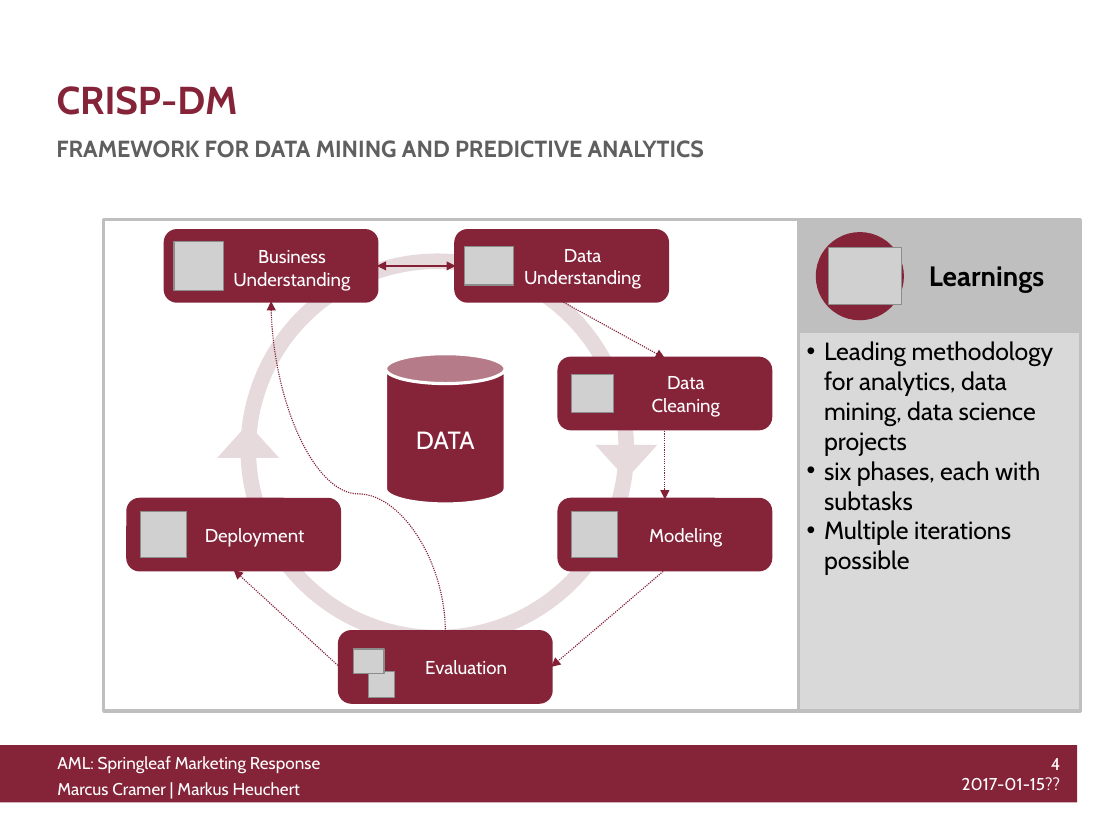
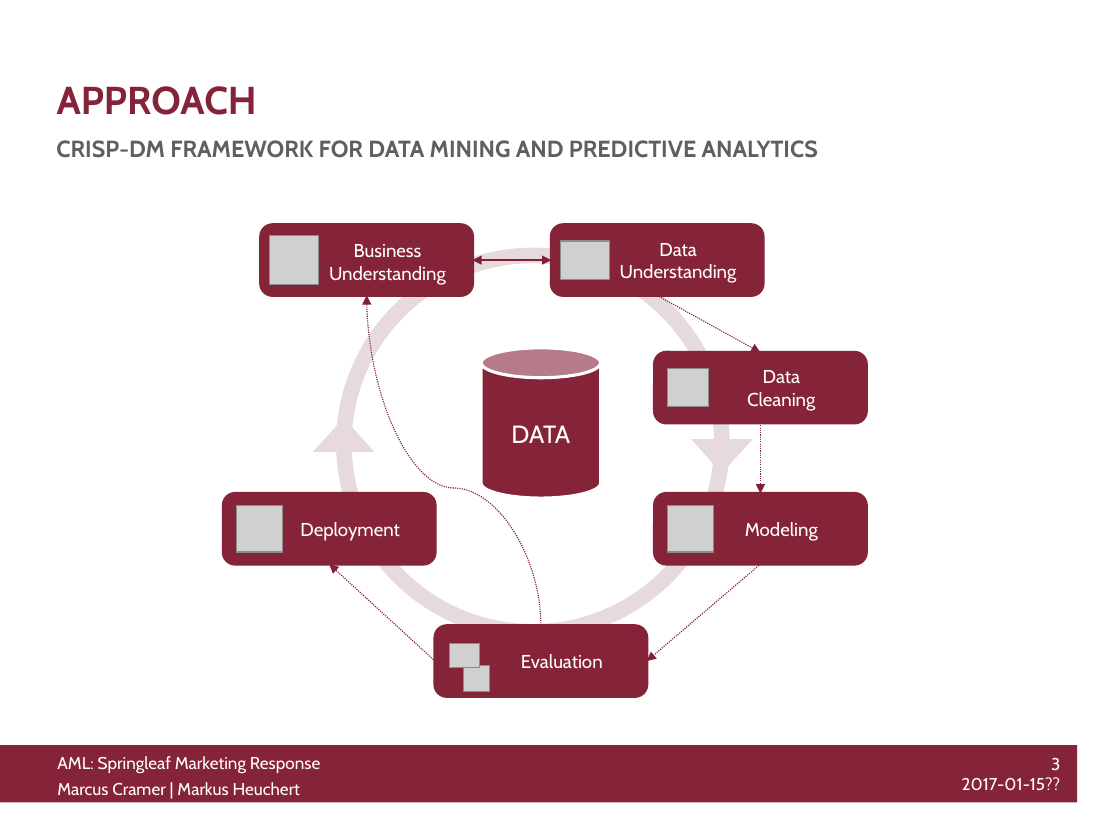
Before and after one commit to knusperman/AML_Springleaf, a slide deck: slide 3 of Presentation/presentation_outline.pptx (slide 4 before the commit). Drawn at 1120x840 pixels with LibreOffice and Linux fonts; fonts in the diff are those of the drawing; grey boxes stand for pictures; background and template pictures are left out. Boxes give left, top, right and bottom in pixels: in the first picture for what was removed or moved away, otherwise in the second. Text is boxed around its words. In the diff, an @@ line names an element or a change of style, - is before the commit and + after.

Commit message:
presentation

```diff
--- a/Presentation/presentation_outline.pptx
+++ b/Presentation/presentation_outline.pptx
@@ title at bbox=[57, 86, 257, 115]: text changed @@
-CRISP-DM
+APPROACH
@@ text at bbox=[56, 140, 818, 158]: text changed @@
-FRAMEWORK FOR DATA MINING AND PREDICTIVE ANALYTICS
+CRISP-DM FRAMEWORK FOR DATA MINING AND PREDICTIVE ANALYTICS
@@ rectangle removed at bbox=[103, 220, 853, 711] @@
@@ rectangle removed at bbox=[799, 220, 1081, 711] @@
@@ ellipse removed at bbox=[815, 232, 904, 320] @@
@@ picture removed at bbox=[829, 248, 903, 305] @@
@@ text removed at bbox=[929, 266, 1044, 293] @@
-Learnings
@@ 7 pictures, 6 rounded rectangles, 4 arrows, 2 triangles, 1 cylinder, 1 curved arrow, 1 ellipse, 1 double arrow: place and size @@
-7 pictures, 6 rounded rectangles, 4 arrows, 2 triangles, 1 cylinder, 1 curved arrow, 1 ellipse, 1 double arrow at bbox=[128, 231, 771, 702]
+7 pictures, 6 rounded rectangles, 4 arrows, 2 triangles, 1 cylinder, 1 curved arrow, 1 ellipse, 1 double arrow at bbox=[223, 225, 866, 697]
@@ rectangle removed at bbox=[799, 332, 1081, 711] @@
-• Leading methodology for analytics, data mining, data science projects
-• six phases, each with subtasks
-• Multiple iterations possible
@@ text at bbox=[962, 758, 1061, 791]: text changed @@
-4
-2017-01-15??
+3
+2017-01-15??
```
Also in this commit, not shown: 2 other slides changed, 8 slides added, 11 slides removed, 1 other file.
